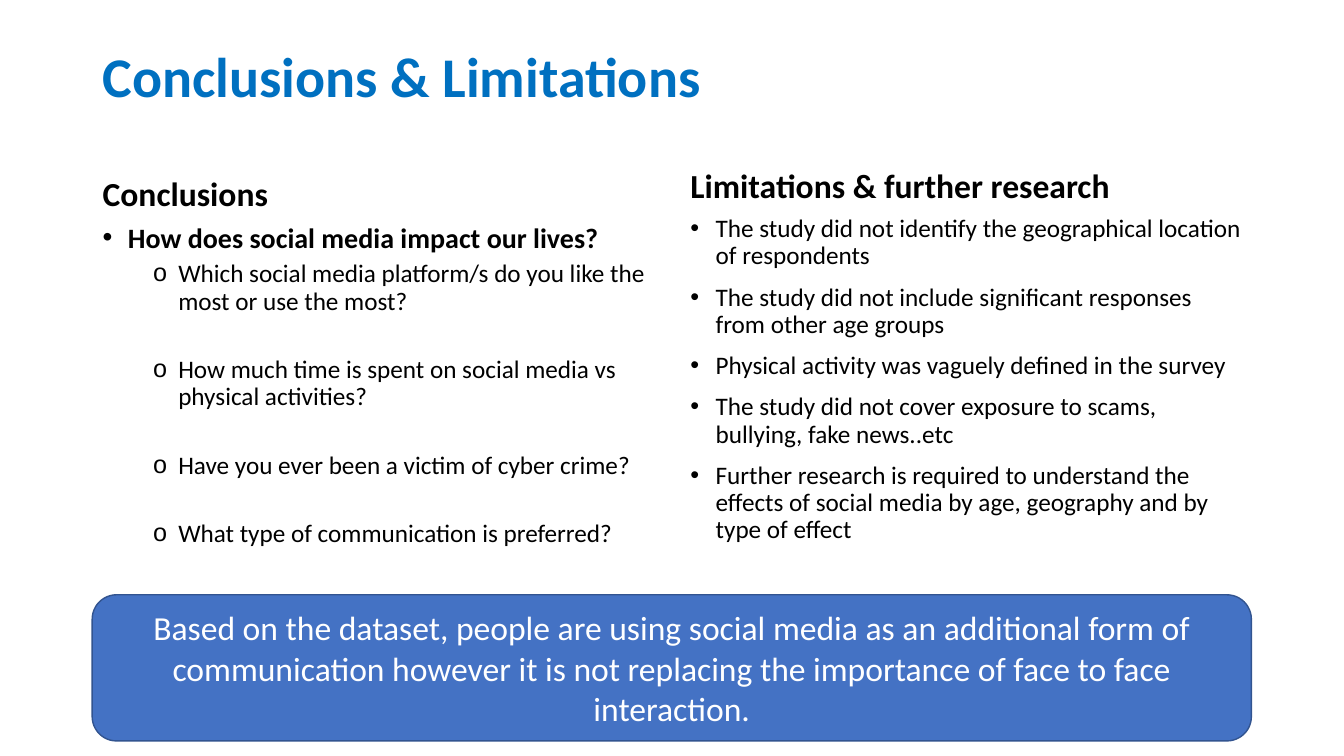
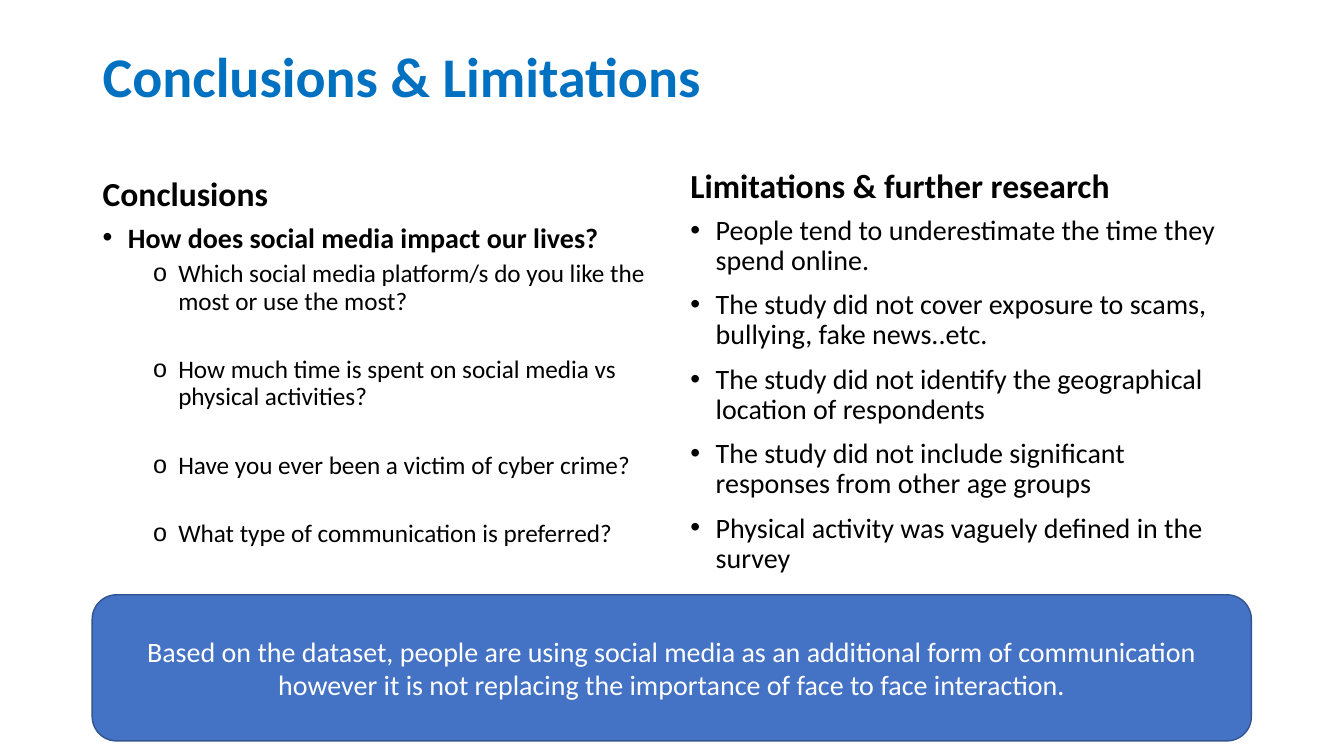
Before and after one commit to stephen823/Group_Project_1-How-Does-Social-Media-Impact-Our-Live, a slide deck: slide 19 of 002 - Deliverables/Social_Media_v0.01.pptx (slide 17 before the commit). Drawn at 1344x756 pixels with LibreOffice and Linux fonts; fonts in the diff are those of the drawing. Boxes give left, top, right and bottom in pixels: in the first picture for what was removed or moved away, otherwise in the second. Text is boxed around its words. In the diff, an @@ line names an element or a change of style, - is before the commit and + after.

```diff
--- a/002 - Deliverables/Social_Media_v0.01.pptx
+++ b/002 - Deliverables/Social_Media_v0.01.pptx
@@ text at (x1=716, y1=220, x2=1215, y2=349): paragraphs added @@
+• People tend to underestimate the time they spend online.
+• The study did not cover exposure to scams, bullying, fake news..etc.
@@ text at (x1=716, y1=369, x2=1202, y2=573): size 18 to 20 pt in "The study did not identify the geographical ...", "The study did not include significant responses ...", "Physical activity was vaguely defined in the ..." @@
@@ text at (x1=716, y1=466, x2=1208, y2=542): paragraphs removed @@
-• The study did not cover exposure to scams, bullying, fake news..etc
-• Further research is required to understand the effects of social media by age, geography and by type of effect
@@ rounded rectangle "Based on the dataset, people ..." at (x1=92, y1=595, x2=1251, y2=741): size 24 to 20 pt @@
```
Also in this commit, not shown: 4 other slides changed, 2 slides added, 1 other file.
